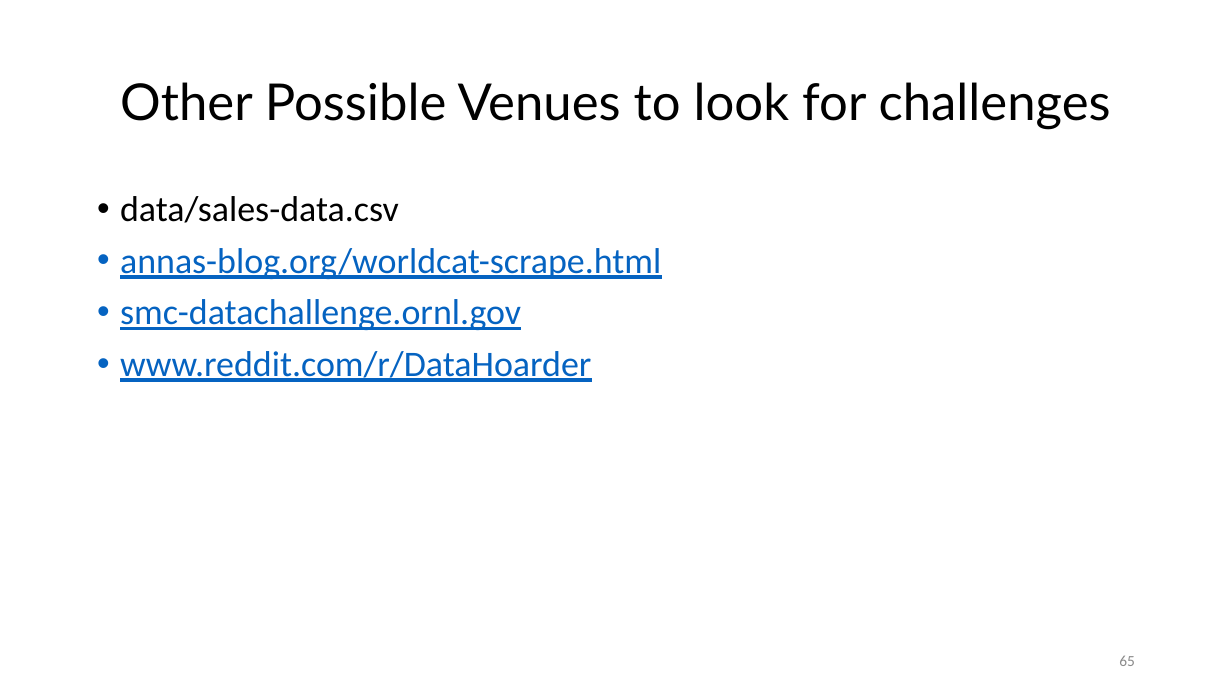
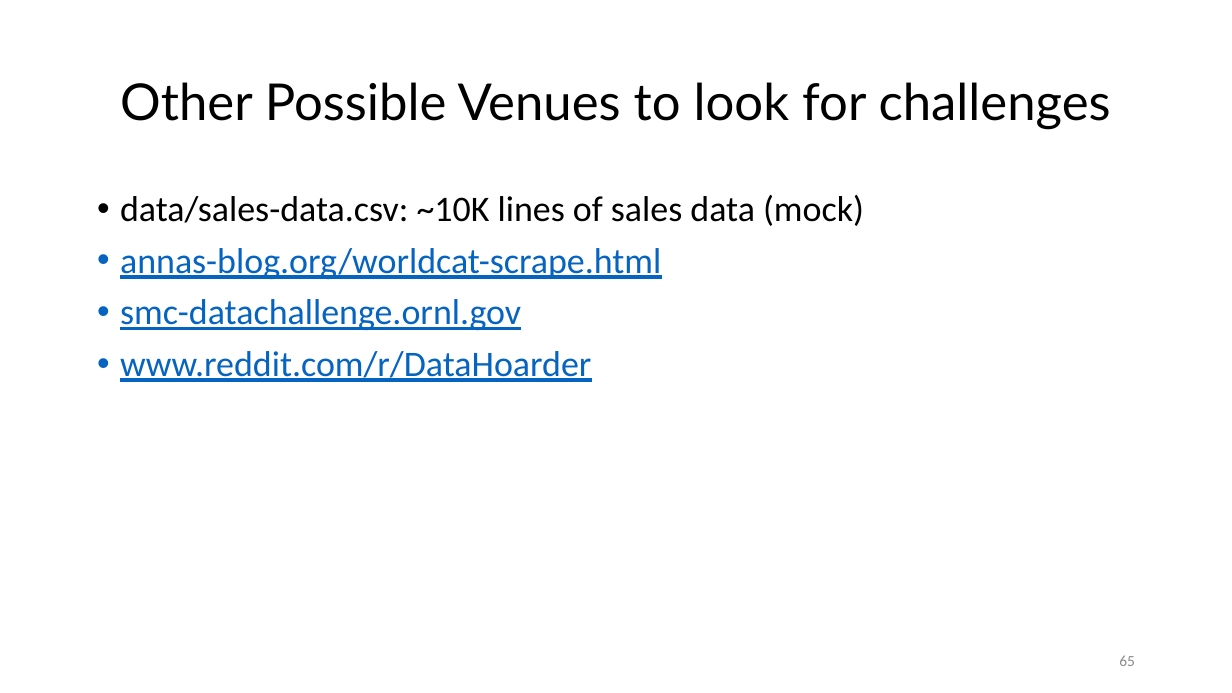
Before and after one commit to ketancmaheshwari/escience23tut, a slide deck: slide 65 of gnu-parallel-tutorial.pptx. Drawn at 1232x693 pixels with LibreOffice and Linux fonts; fonts in the diff are those of the drawing. Boxes give left, top, right and bottom in pixels: in the first picture for what was removed or moved away, otherwise in the second. Text is boxed around its words. In the diff, an @@ line names an element or a change of style, - is before the commit and + after.

Commit message:
adding desc of data.

```diff
--- a/gnu-parallel-tutorial.pptx
+++ b/gnu-parallel-tutorial.pptx
@@ text at bbox=[120, 195, 864, 226]: text changed @@
-• data/sales-data.csv
+• data/sales-data.csv: ~10K lines of sales data (mock)
```
Also in this commit, not shown: 1 other slide changed.
